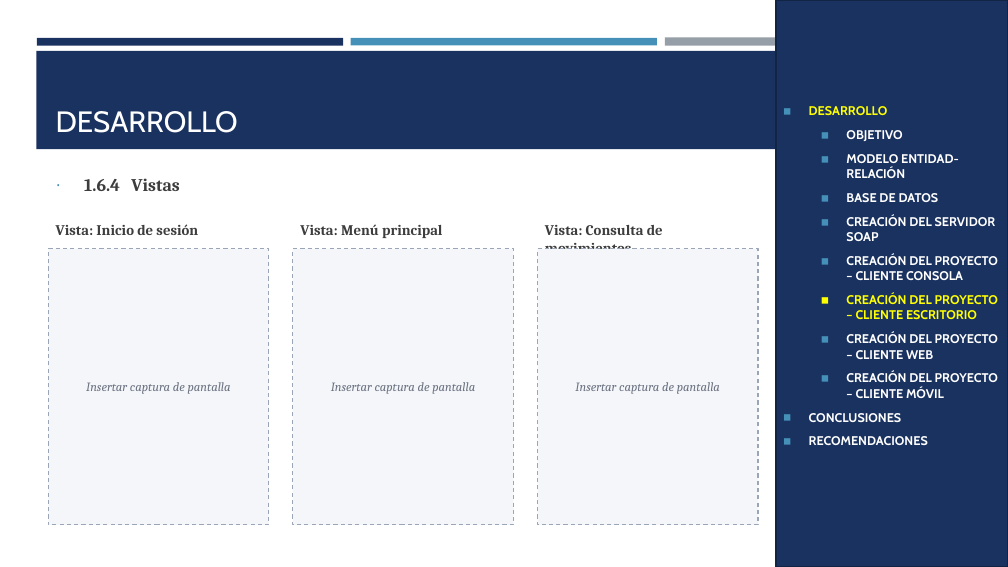
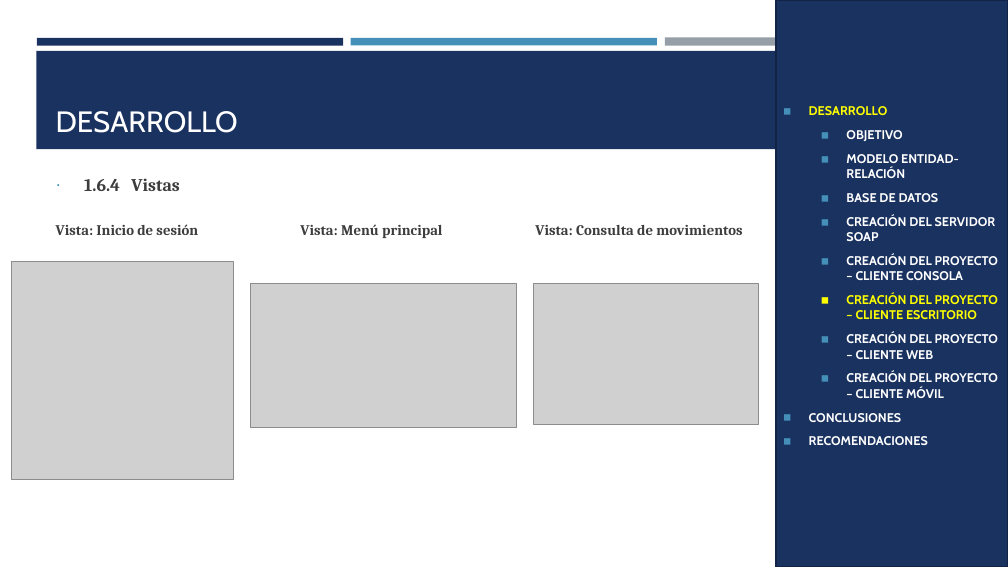
Before and after one commit to IMarcusDev/TI.1.1.-PAO202651_SOAP_JAVA_CONBDD_NRC36883_GR04, a slide deck: slide 22 of 05. DOCUMENTACION/PRESENTACION TI.1.1. SOAP con BDD en JAVA GR4.pptx. Drawn at 1008x567 pixels with LibreOffice and Linux fonts; fonts in the diff are those of the drawing; grey boxes stand for pictures. Boxes give left, top, right and bottom in pixels: in the first picture for what was removed or moved away, otherwise in the second. Text is boxed around its words. In the diff, an @@ line names an element or a change of style, - is before the commit and + after.

```diff
--- a/05. DOCUMENTACION/PRESENTACION TI.1.1. SOAP con BDD en JAVA GR4.pptx
+++ b/05. DOCUMENTACION/PRESENTACION TI.1.1. SOAP con BDD en JAVA GR4.pptx
@@ text "Vista: Consulta de movimientos" rewrapped from [545,225,663,249] to [535,225,742,235] @@
@@ picture added at [11,262,233,479] @@
@@ rectangle removed at [48,249,269,525] @@
-Insertar captura de pantalla
@@ rectangle removed at [293,249,514,525] @@
-Insertar captura de pantalla
@@ rectangle removed at [538,249,758,525] @@
-Insertar captura de pantalla
@@ picture added at [250,284,516,428] @@
@@ picture added at [534,284,758,425] @@
```
Also in this commit, not shown: 4 other slides changed.
